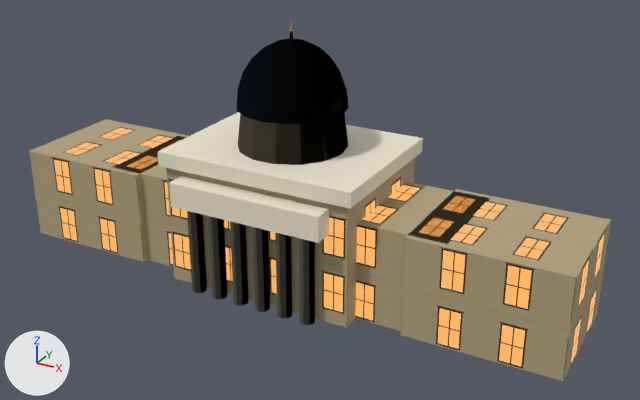
The glTF model assets/models/tauride.glb: old version first, new version second.
One viewpoint serves both versions: a 50 mm camera at (16.9, -28.5, 17.7) aimed at (1.4, -0.3, 3.6). Arrows for +X, +Y and +Z are at lower left; the lights stay in place. The picture after the commit comes second. Vertices at exactly the same position are counted once.

Objects in the first picture: 'tauride'.
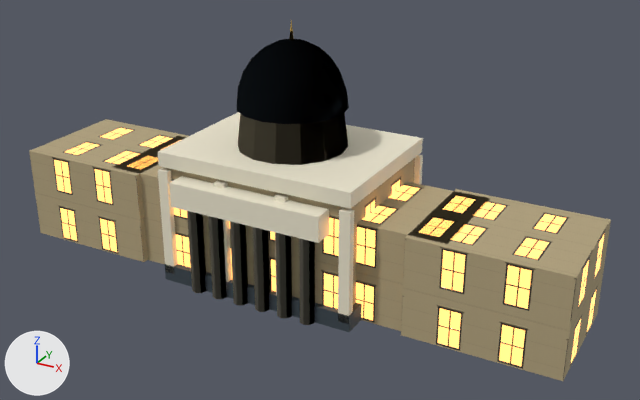
The change, as a diff of the scene's bpy script:
```diff
--- a/assets/models/tauride.glb.py
+++ b/assets/models/tauride.glb.py
@@ mat_facadestone @@
 n0 = _N.new('ShaderNodeBsdfPrincipled'); n0.name = 'Principled BSDF'
-n0.inputs[28].default_value = 1.0  # 'Emission Strength'
+n0.inputs[28].default_value = 2.4  # 'Emission Strength'
 n1 = _N.new('ShaderNodeOutputMaterial'); n1.name = 'Material Output'
@@ me_tauride @@
 # used by ob_tauride; location = (0.0, 0.0, 0.0)
-me_tauride.from_pydata(...)  # 324 vertices, 536 faces; spans x -12.0..12.0, y -3.8..3.2, z 0.0..10.6
+me_tauride.from_pydata(...)  # 396 vertices, 644 faces; spans x -12.0..12.0, y -3.8..3.2, z 0.0..10.6
+# me_tauride part 1: a new loose piece, a box spanning x -4.25..4.25, y -3.25..3.25, z 0.0..0.7, in mat_graphite (greyish blue #3c474f)
+# me_tauride part 2: a new loose piece, a box spanning x -4.22..-3.78, y -3.25..-2.95, z 0.35..4.85, in mat_paper (pale yellow #ede6cf)
+# me_tauride part 3: a new loose piece, a box spanning x -1.56..-1.11, y -3.25..-2.95, z 0.35..4.85, in mat_paper (pale yellow #ede6cf)
+# me_tauride part 4: a new loose piece, a box spanning x 1.11..1.56, y -3.25..-2.95, z 0.35..4.85, in mat_paper (pale yellow #ede6cf)
+# me_tauride part 5: a new loose piece, a box spanning x 3.78..4.22, y -3.25..-2.95, z 0.35..4.85, in mat_paper (pale yellow #ede6cf)
+# me_tauride part 6: a new loose piece, a box spanning x 3.78..4.22, y 2.95..3.25, z 0.35..4.85, in mat_paper (pale yellow #ede6cf)
+# other edits to the shape of me_tauride do not show in these pictures
 me_tauride.materials.append(mat_facadestone)
```

Changed parts and their boxes (x1, y1, x2, y2) in the pictures (640 x 400 px):
'tauride', surface changed, reshaped
    both: (29, 21, 611, 381)
part 1 of me_tauride, added
    after: (165, 264, 362, 332)
part 2 of me_tauride, added
    after: (158, 168, 178, 274)
part 3 of me_tauride, added (pale yellow)
    after: (214, 180, 232, 288)
part 4 of me_tauride, added
    after: (274, 194, 288, 300)
part 5 of me_tauride, added (pale yellow)
    after: (338, 208, 354, 322)
part 6 of me_tauride, added (mostly hidden)
    after: (414, 155, 423, 184)
